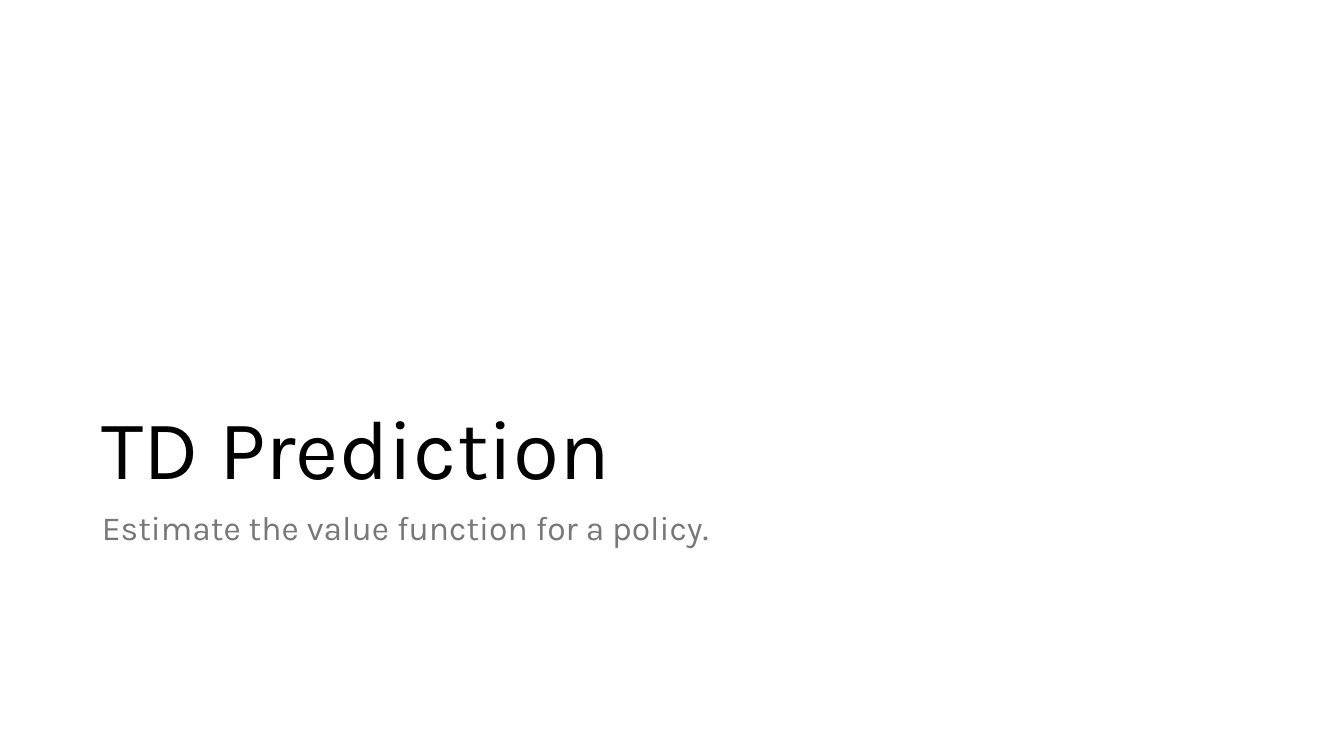
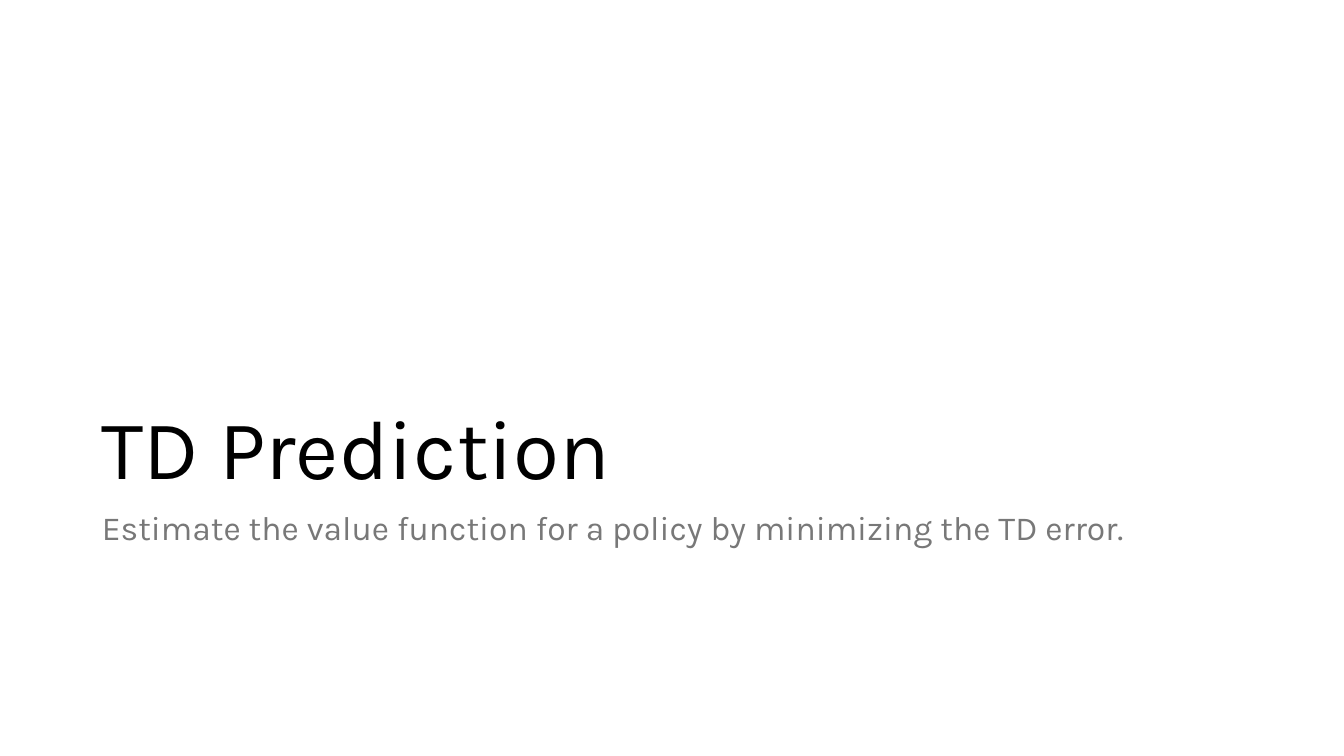
Before and after one commit to mhahsler/Introduction_to_Reinforcement_Learning, a slide deck: slide 6 of slides/Lecture_Chapter06.pptx (slide 5 before the commit). Drawn at 1344x756 pixels with LibreOffice and Linux fonts; fonts in the diff are those of the drawing. Boxes give left, top, right and bottom in pixels: in the first picture for what was removed or moved away, otherwise in the second. Text is boxed around its words. In the diff, an @@ line names an element or a change of style, - is before the commit and + after.

```diff
--- a/slides/Lecture_Chapter06.pptx
+++ b/slides/Lecture_Chapter06.pptx
@@ text at [102,517,1123,548]: text changed @@
-Estimate the value function for a policy.
+Estimate the value function for a policy by minimizing the TD error.
```
Also in this commit, not shown: 16 other slides changed, 2 slides added, 7 other files.
